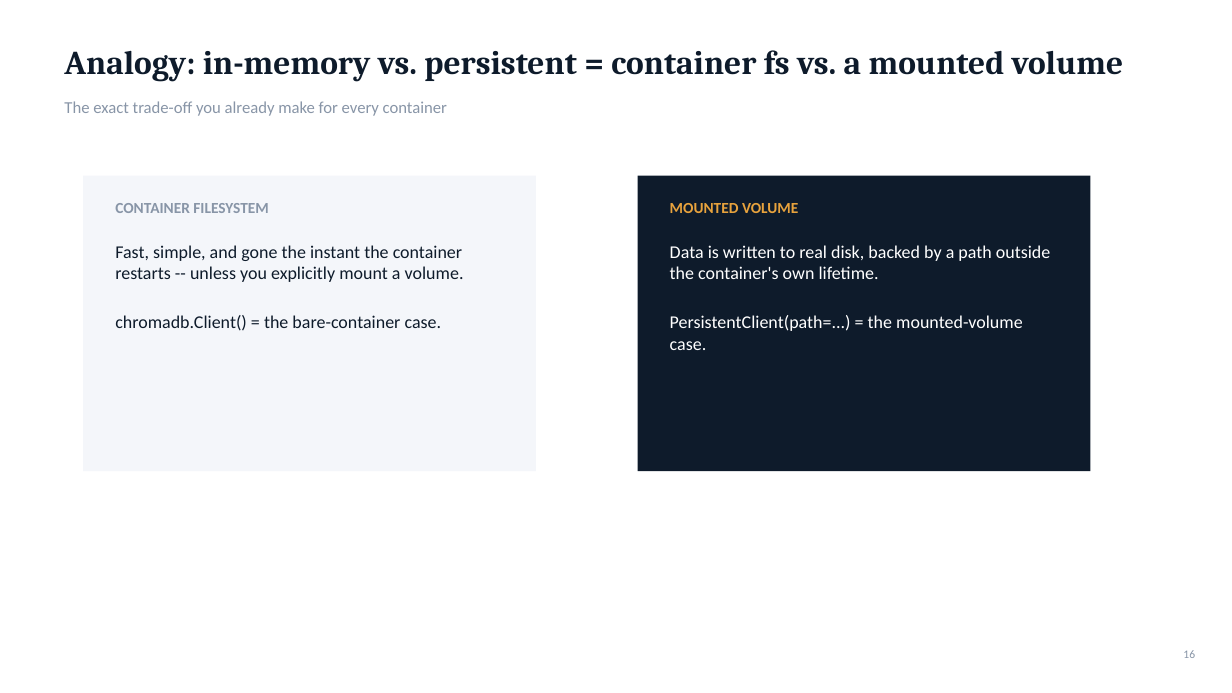
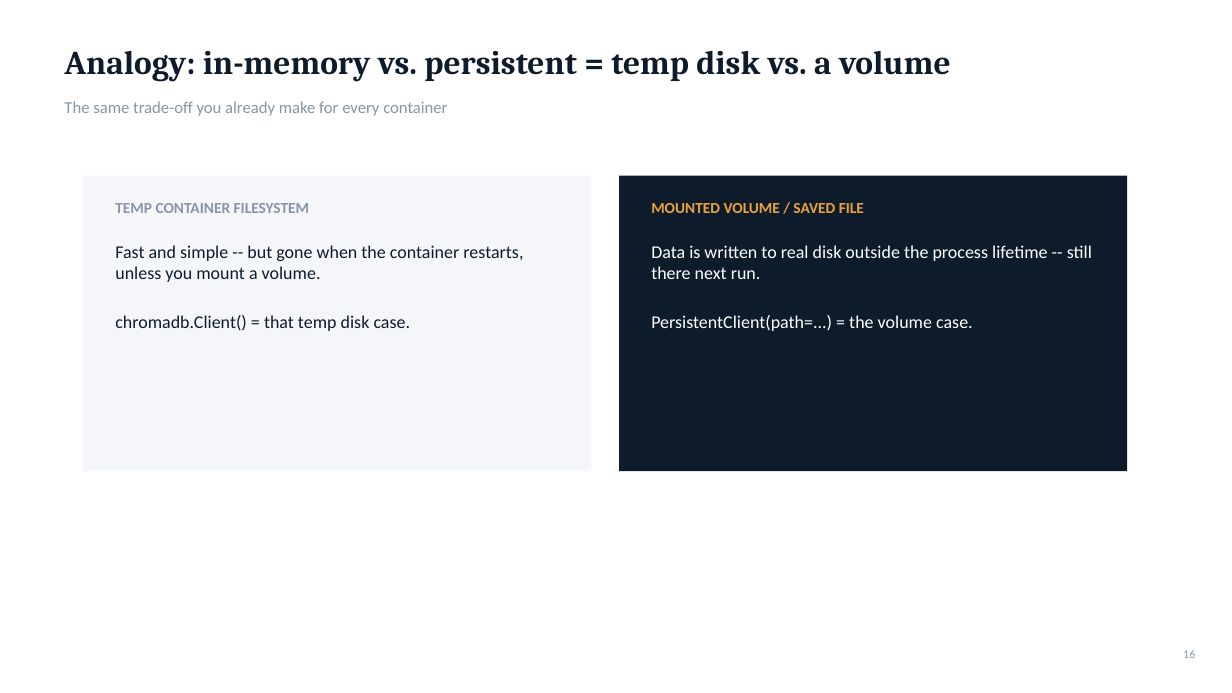
Before and after one commit to mayurb99/Agentic-AI-Series, a slide deck: slide 16 of lecture2/L2_Embeddings_VectorDatabases_DevOps.pptx. Drawn at 1232x693 pixels with LibreOffice and Linux fonts; fonts in the diff are those of the drawing. Boxes give left, top, right and bottom in pixels: in the first picture for what was removed or moved away, otherwise in the second. Text is boxed around its words. In the diff, an @@ line names an element or a change of style, - is before the commit and + after.

```diff
--- a/lecture2/L2_Embeddings_VectorDatabases_DevOps.pptx
+++ b/lecture2/L2_Embeddings_VectorDatabases_DevOps.pptx
@@ text at <box>64,51,951,82</box>: text changed @@
-Analogy: in-memory vs. persistent = container fs vs. a mounted volume
+Analogy: in-memory vs. persistent = temp disk vs. a volume
@@ text at <box>64,101,447,116</box>: text changed @@
-The exact trade-off you already make for every container
+The same trade-off you already make for every container
@@ rectangle: place and size @@
-rectangle at <box>83,176,536,471</box>
+rectangle at <box>83,176,592,471</box>
@@ rectangle: place and size @@
-rectangle at <box>638,176,1091,471</box>
+rectangle at <box>619,176,1128,471</box>
@@ text at <box>115,203,309,213</box>: text changed @@
-CONTAINER FILESYSTEM
+TEMP CONTAINER FILESYSTEM
@@ text at <box>651,203,864,213</box>: text changed @@
-MOUNTED VOLUME
+MOUNTED VOLUME / SAVED FILE
@@ text at <box>115,245,523,331</box>: text changed @@
-Fast, simple, and gone the instant the container restarts -- unless you explicitly mount a volume.
-chromadb.Client() = the bare-container case.
+Fast and simple -- but gone when the container restarts, unless you mount a volume.
+chromadb.Client() = that temp disk case.
@@ text at <box>651,245,1092,331</box>: text changed @@
-Data is written to real disk, backed by a path outside the container's own lifetime.
-PersistentClient(path=...) = the mounted-volume case.
+Data is written to real disk outside the process lifetime -- still there next run.
+PersistentClient(path=...) = the volume case.
```
Also in this commit, not shown: 18 other slides changed, 3 slides added, 3 slides removed, 3 other files.
